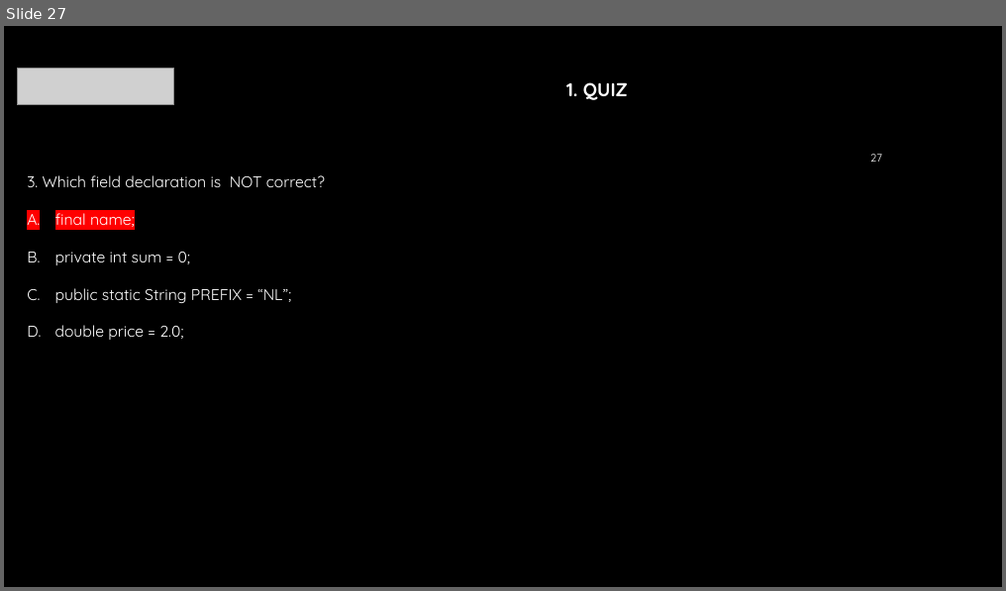
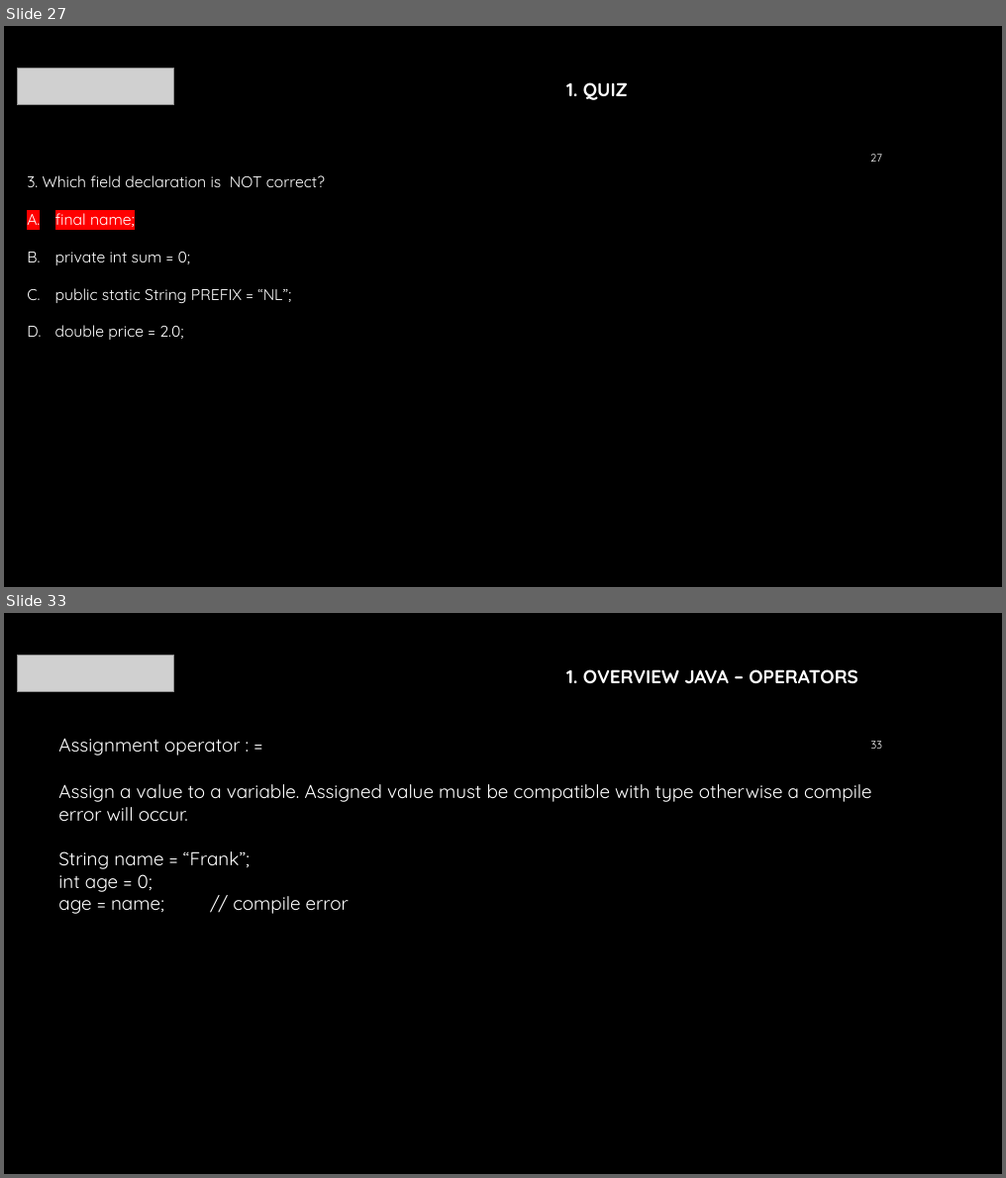
Before and after one commit to mraalten/javafundamentals, a slide deck: docs/training/Presentation.pptx. Shown one above the other, each under a label of ours: slide 27 before the commit, slides 27 and 33 after it; the slides between them are not shown. The pictures are 1006x591 and 1006x1178 pixels, drawn with LibreOffice and Linux fonts; fonts in the diff are those of the drawing; grey boxes stand for pictures; background and template pictures are left out. Boxes give left, top, right and bottom in pixels: in the first picture for what was removed or moved away, otherwise in the second. Text is boxed around its words. In the diff, an @@ line names an element or a change of style, - is before the commit and + after.

```diff
--- a/docs/training/Presentation.pptx
+++ b/docs/training/Presentation.pptx
@@ slide 33 added at (x1=4, y1=613, x2=1002, y2=1174), background #000000 @@
@@ picture added at (x1=18, y1=655, x2=174, y2=692) @@
@@ text added at (x1=566, y1=669, x2=858, y2=683), 18 pt, text #FFFFFF, bold @@
+1. OVERVIEW JAVA – OPERATORS
@@ text added at (x1=58, y1=738, x2=240, y2=756), 18 pt, text #FFFFFF @@
+Assignment operator : =
@@ page number added at (x1=871, y1=741, x2=882, y2=749), 10.5 pt, text #FFFFFF @@
+33
@@ text added at (x1=58, y1=784, x2=871, y2=914), 18 pt, text #FFFFFF @@
+Assign a value to a variable. Assigned value must be compatible with type otherwise a compile error will occur.
+String name = “Frank”;
+int age = 0;
+age = name; // compile error
```
Also in this commit, not shown: 2 slides changed, 22 other slides added.
